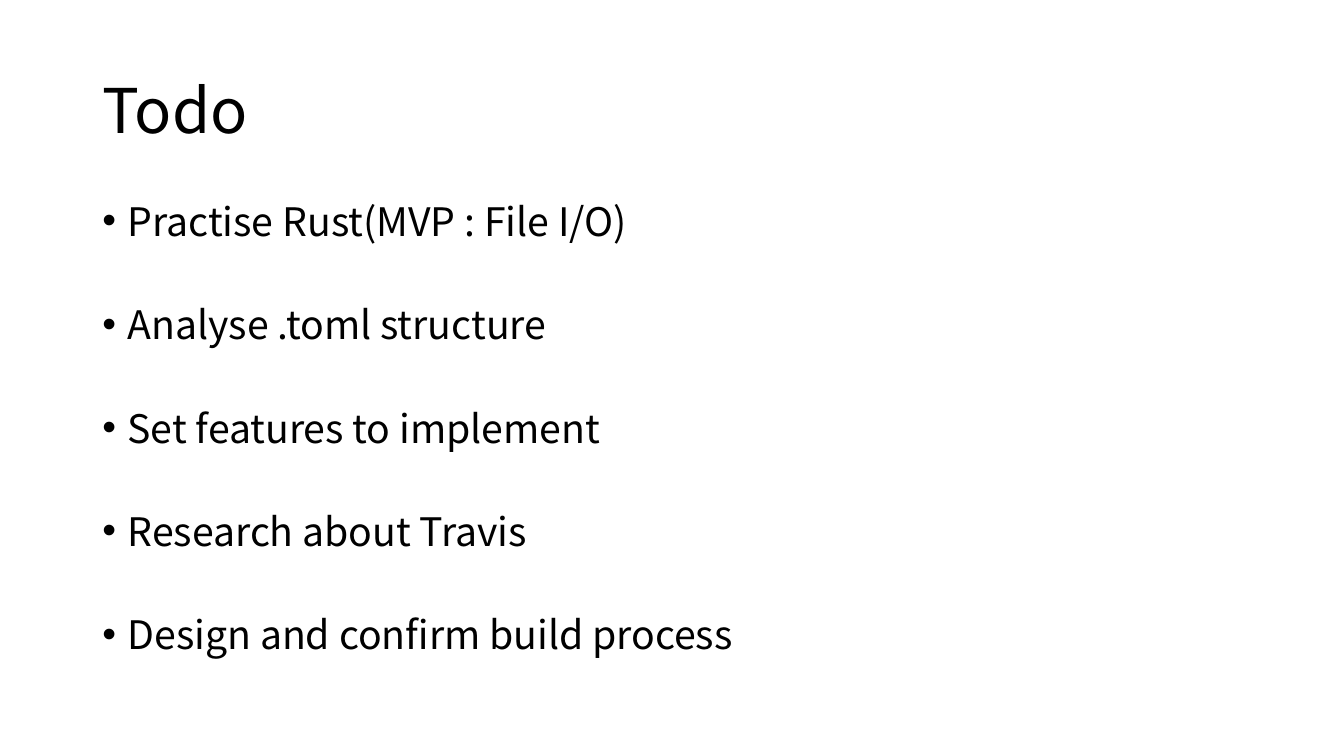
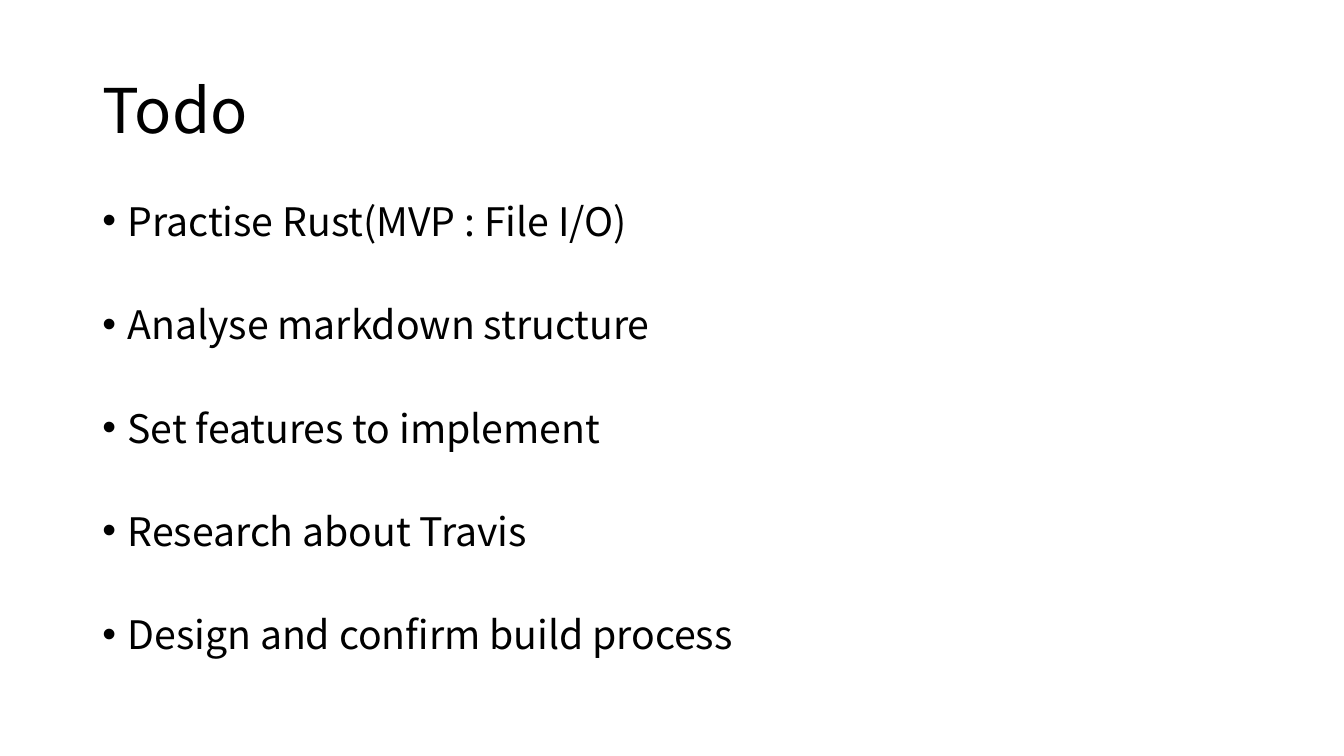
Before and after one commit to hatchling13/rmdprep, a slide deck: slide 7 of layout.pptx (slide 8 before the commit). Drawn at 1344x756 pixels with LibreOffice and Linux fonts; fonts in the diff are those of the drawing. Boxes give left, top, right and bottom in pixels: in the first picture for what was removed or moved away, otherwise in the second. Text is boxed around its words. In the diff, an @@ line names an element or a change of style, - is before the commit and + after.

```diff
--- a/layout.pptx
+++ b/layout.pptx
@@ text at (128, 307, 650, 348): text changed @@
-• Analyse .toml structure
+• Analyse markdown structure
```
Also in this commit, not shown: 2 other slides changed, 2 slides added.
